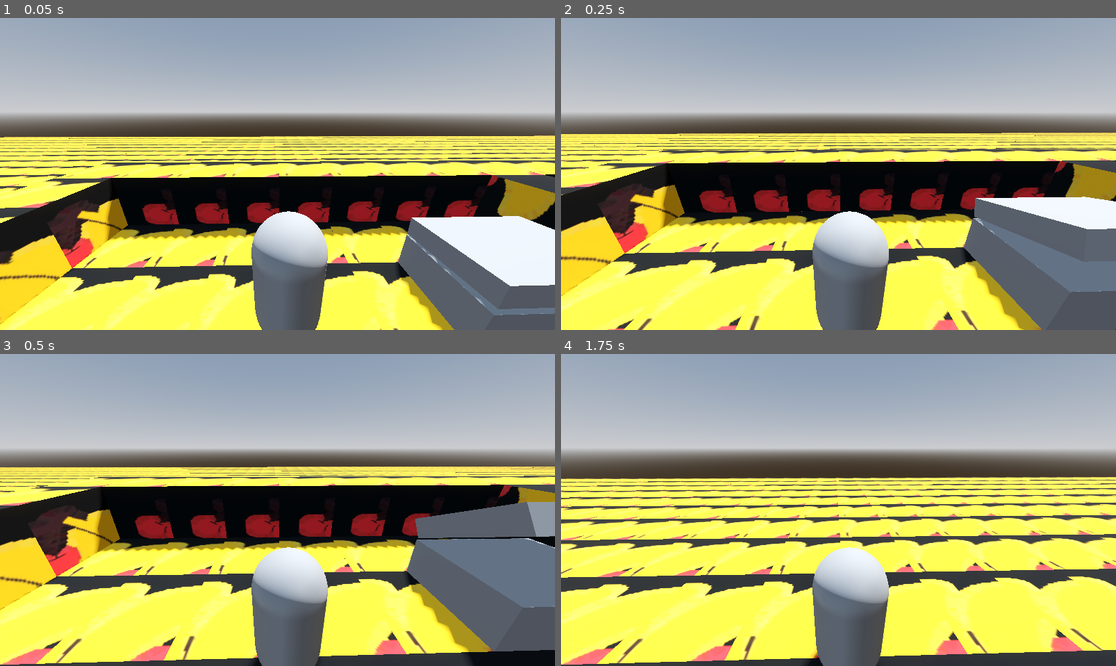
Above: before the commit, frames 1-4 (two rows, left to right).
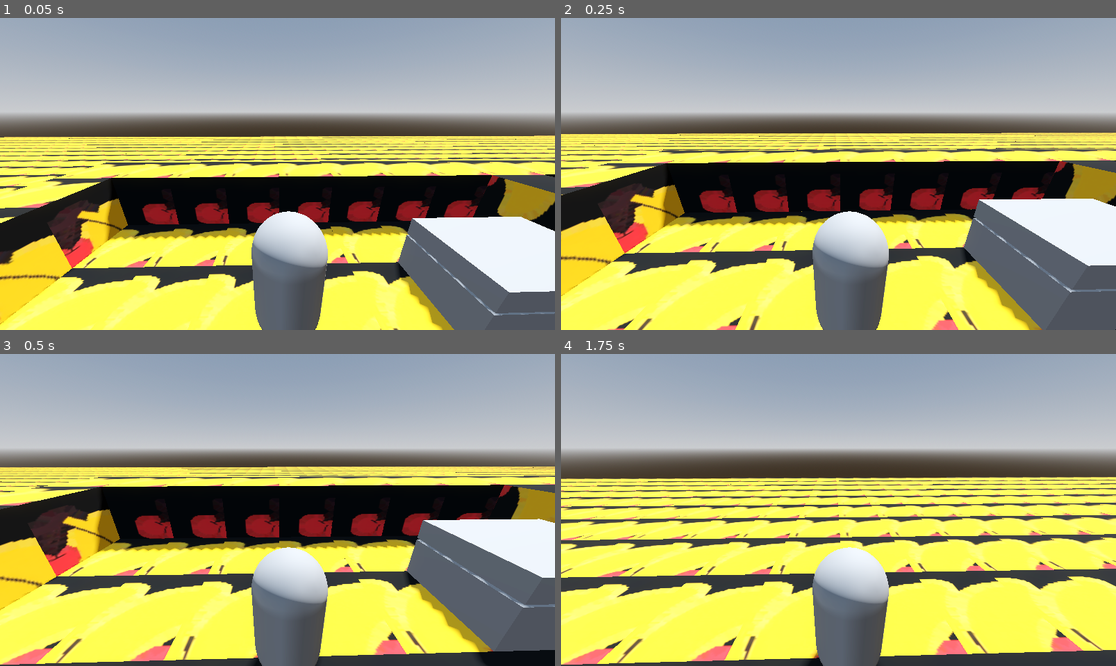
Above: after the commit, the same moments.

Repository: PHS-TSA/arch
Game: Godot game, scene res://scenes/main.tscn
The game is run twice, just before and just after one commit, with the same random seed, the same clock (stepped at 60 frames per second) and the same inputs.
Inputs (mouse positions are in pixels of both pictures, inside the frame that each line leads up to):
- Up to frame 1 (0.05 s): no input
- Up to frame 2 (0.25 s): no input
- Up to frame 3 (0.5 s): no input
- Up to frame 4 (1.75 s): tap Enter (ui_accept) at 0.5, 0.77, 1.52 s; move the mouse to (866, 510) at 0.52 s; hold Up (ui_up) from 0.53 s (still down); move the mouse to (810, 510) at 1.27 s

The runs differ from the first frame. In frame 1, 0.8% of the frame differs, in the area x 73-100%, y 63-96%; in frame 2, 3.8%; in frame 3, 5.9%, in the area x 73-100%, y 47-100%; in frame 4, nothing differs.

Commit message:
Refactor chest hinge rotation logic with tweening
yeah what the autogenerated title said

Signed-off-by: Sam G. <104700099+hey-1m-sam@users.noreply.github.com>

Diff:
--- a/scenes/temp_chest_hinge.gd
+++ b/scenes/temp_chest_hinge.gd
@@ -2,7 +2,6 @@
 
 
 func _on_chest_body_entered(body: Node3D) -> void:
-	for i in range(135):
-		self.rotation.x -= deg_to_rad(1)
-		print()
-		await get_tree().create_timer(0.001).timeout
+	if body.is_in_group("player"):
+		var tween := create_tween()
+		tween.tween_property(self, "rotation:x", self.rotation.x - deg_to_rad(135), 0.135)
